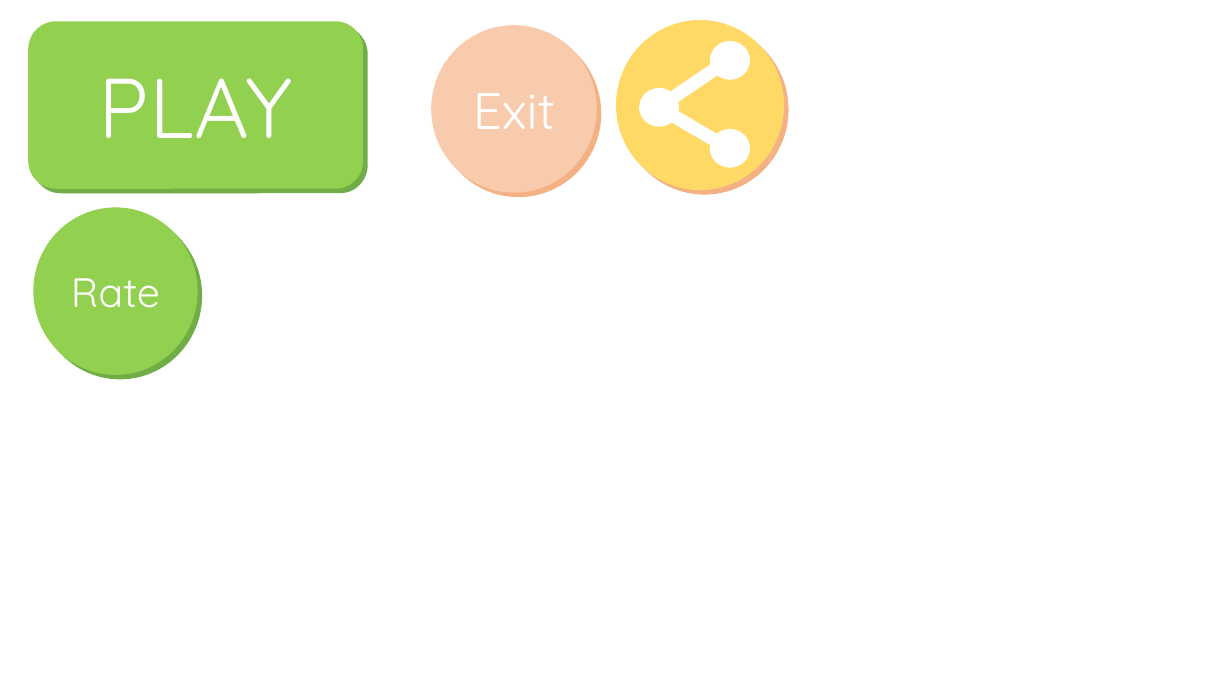
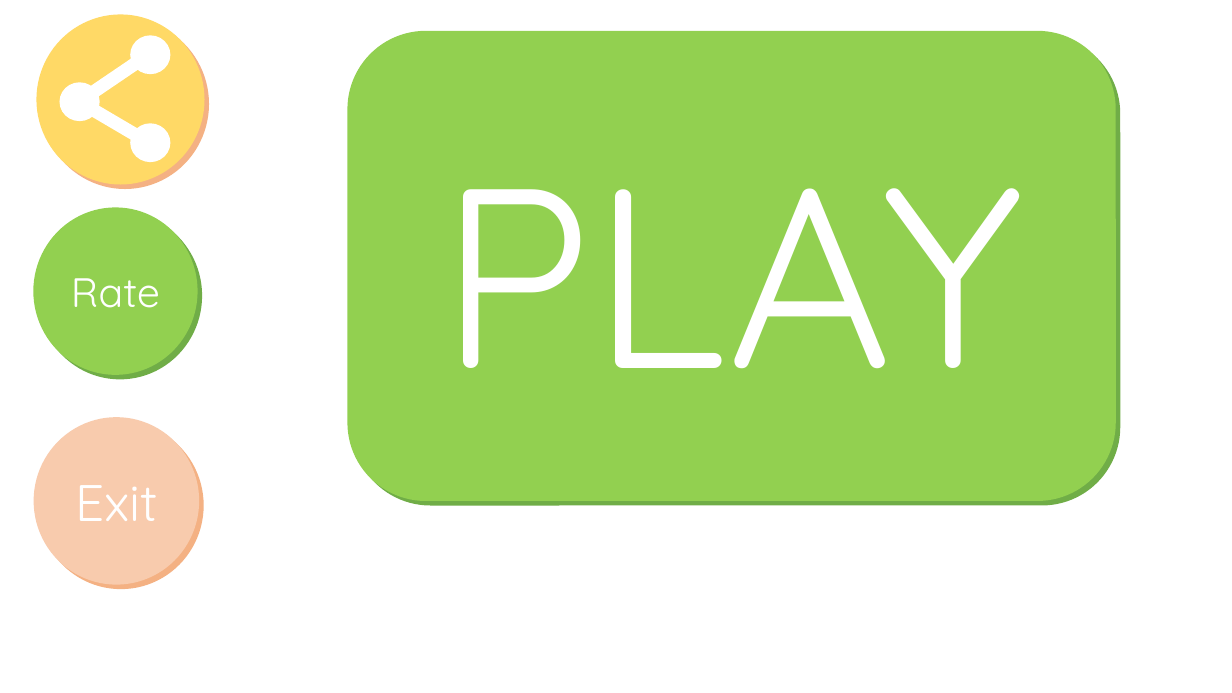
Before and after one commit to jigneshdarji91/flappy_modi, a slide deck: slide 4 of Assets/Modi Flappy Bird.pptx. Drawn at 1232x693 pixels with LibreOffice and Linux fonts; fonts in the diff are those of the drawing. Boxes give left, top, right and bottom in pixels: in the first picture for what was removed or moved away, otherwise in the second. Text is boxed around its words. In the diff, an @@ line names an element or a change of style, - is before the commit and + after.

```diff
--- a/Assets/Modi Flappy Bird.pptx
+++ b/Assets/Modi Flappy Bird.pptx
@@ rounded rectangle "PLAY": place and size @@
-rounded rectangle "PLAY" at [29, 21, 363, 189]
+rounded rectangle "PLAY" at [348, 30, 1116, 501]
@@ rounded rectangle "PLAY" at [348, 30, 1116, 501]: size 66 to 199 pt @@
@@ 4 ellipses, 2 rectangles: place and size @@
-4 ellipses, 2 rectangles at [616, 20, 785, 190]
+4 ellipses, 2 rectangles at [36, 15, 204, 185]
@@ ellipse "Exit": place and size @@
-ellipse "Exit" at [432, 25, 597, 192]
+ellipse "Exit" at [33, 417, 199, 584]
```
Also in this commit, not shown: 5 slides added, 2 slides removed, 23 other files.
